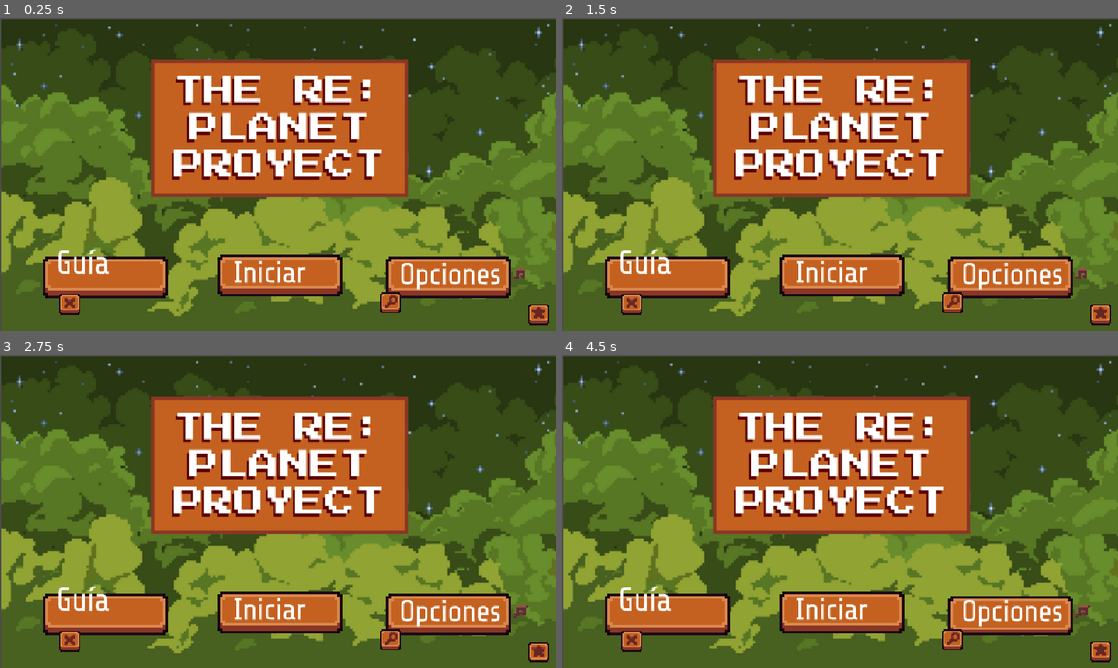
Above: before the commit, frames 1-4 (two rows, left to right).
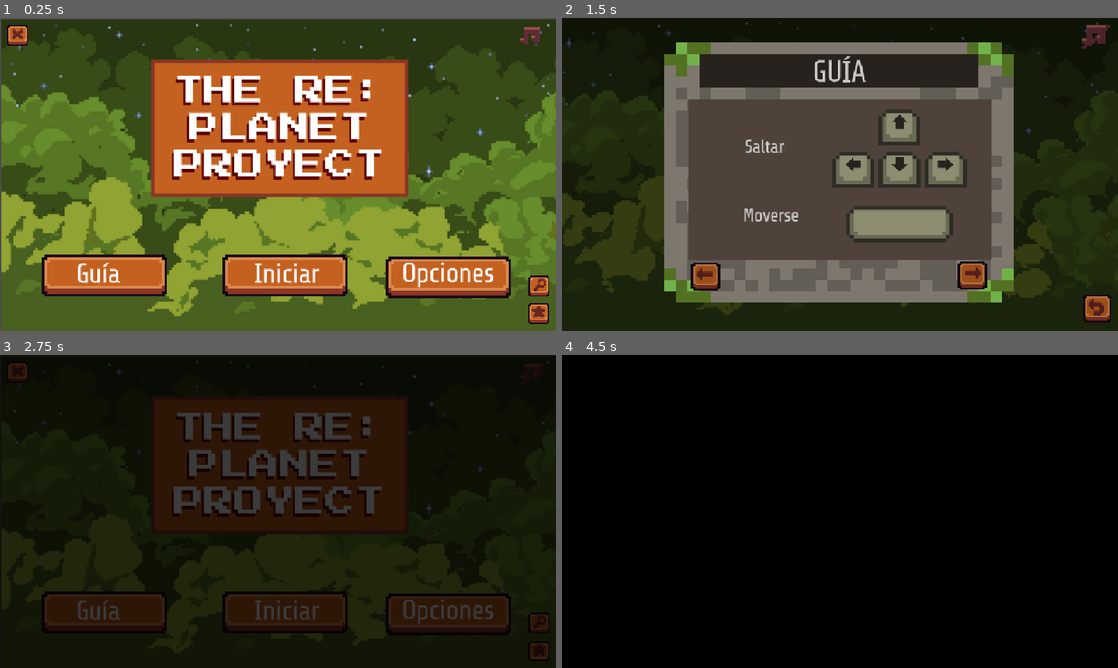
Above: after the commit, the same moments.

Repository: Sahory-b24/TheReplanetProyect
Game: Godot game, scene res://mainMenu/Scenes/main_menu.tscn
Two runs of this game, one before a commit and one after it. Both use one fixed random seed, a clock stepped at 60 frames per second and the inputs below.
Inputs (mouse positions are in pixels of both pictures, inside the frame that each line leads up to; where the layout moved, square brackets give the same spot in the first picture):
- Up to frame 1 (0.25 s): no input
- Up to frame 2 (1.5 s): click "Guía" at 0.5 s; click (1090, 33) [1090, 284] at 1.25 s
- Up to frame 3 (2.75 s): click (539, 652) at 2.02 s
- Up to frame 4 (4.5 s): click (1101, 652) at 2.75 s; click (600, 636) at 3.52 s; click "Opciones" at 4.25 s

The runs differ from the first frame. In frame 1, 4.3% of the frame differs, in the area x 1-99%, y 2-99%; in frame 2, 98%; in frame 3, 98%; in frame 4, 100%, in the area x 0-100%, y 0-100%.

Commit message:
sirven botones

Diff:
--- a/replanet/mainMenu/Assets/Buttoms/credits_press.tres
+++ b/replanet/mainMenu/Assets/Buttoms/credits_press.tres
@@ -4,4 +4,4 @@
 
 [resource]
 atlas = ExtResource("1_jengp")
-region = Rect2(464.263, 80.1536, 16.235, 16.5811)
+region = Rect2(463.815, 80.1536, 16.683, 16.5811)
--- a/replanet/mainMenu/Scenes/LoreBook.tscn
+++ b/replanet/mainMenu/Scenes/LoreBook.tscn
@@ -1,12 +1,14 @@
-[gd_scene load_steps=12 format=3 uid="uid://cdjplu56l2jqh"]
+[gd_scene load_steps=14 format=3 uid="uid://cdjplu56l2jqh"]
 
 [ext_resource type="Texture2D" uid="uid://b2ftwa60xj37" path="res://mainMenu/Assets/Images/fondo.png" id="1_tv7ec"]
-[ext_resource type="Script" uid="uid://b13tdlov7o1u" path="res://mainMenu/Scenes/lore_book.gd" id="1_wv48v"]
+[ext_resource type="Script" uid="uid://b13tdlov7o1u" path="res://mainMenu/Scripts/lore_book.gd" id="1_wv48v"]
 [ext_resource type="Texture2D" uid="uid://5rs8jmdnumd7" path="res://mainMenu/Assets/Buttoms/Mute.tres" id="2_wv48v"]
 [ext_resource type="Texture2D" uid="uid://fcbom5dwpmgc" path="res://mainMenu/Assets/Buttoms/unMute.tres" id="3_b8qrb"]
 [ext_resource type="Script" uid="uid://ditfvc7qwilfq" path="res://mainMenu/Scripts/MuteButton.gd" id="4_dnews"]
 [ext_resource type="Texture2D" uid="uid://byim6hlifbw6m" path="res://mainMenu/Assets/Buttoms/regresar_normal.tres" id="5_i2si5"]
 [ext_resource type="Texture2D" uid="uid://cbuqbkoc7cmgy" path="res://mainMenu/Assets/Buttoms/regresar_press.tres" id="6_syylf"]
+[ext_resource type="Texture2D" uid="uid://sg0dgivivfml" path="res://mainMenu/Assets/Buttoms/siguiente_normal.tres" id="8_wv48v"]
+[ext_resource type="Texture2D" uid="uid://c0t2h4efkhys" path="res://mainMenu/Assets/Buttoms/siguiente_press.tres" id="9_b8qrb"]
 [ext_resource type="Texture2D" uid="uid://dphppnhi3rvd5" path="res://mainMenu/Assets/Buttoms/atras_normal.tres" id="9_bhhnu"]
 [ext_resource type="Texture2D" uid="uid://mbnx3brlqiva" path="res://mainMenu/Assets/Buttoms/atras_pressl.tres" id="10_seg0w"]
 
@@ -34,11 +36,11 @@
 
 [node name="MuteButton" type="TextureButton" parent="Panel"]
 layout_mode = 0
-offset_left = 590.0
-offset_top = 5.0
-offset_right = 603.0
-offset_bottom = 14.0
-scale = Vector2(3, 3)
+offset_left = 600.0
+offset_top = 8.0
+offset_right = 613.0
+offset_bottom = 17.0
+scale = Vector2(2.5, 2.5)
 texture_normal = ExtResource("2_wv48v")
 texture_pressed = ExtResource("3_b8qrb")
 script = ExtResource("4_dnews")
@@ -55,14 +57,14 @@
 texture_hover = ExtResource("6_syylf")
 
 [node name="siguienteButton" type="TextureButton" parent="."]
-offset_left = 504.0
-offset_top = 208.0
-offset_right = 521.0
-offset_bottom = 227.0
+offset_left = 536.0
+offset_top = 320.0
+offset_right = 553.0
+offset_bottom = 339.0
 scale = Vector2(2, 2)
-texture_normal = ExtResource("9_bhhnu")
-texture_pressed = ExtResource("10_seg0w")
-texture_hover = ExtResource("10_seg0w")
+texture_normal = ExtResource("8_wv48v")
+texture_pressed = ExtResource("9_b8qrb")
+texture_hover = ExtResource("9_b8qrb")
 
 [node name="atrasButton" type="TextureButton" parent="."]
 offset_left = 72.0
--- a/replanet/mainMenu/Scenes/Options.tscn
+++ b/replanet/mainMenu/Scenes/Options.tscn
@@ -1,70 +1,179 @@
-[gd_scene load_steps=6 format=3 uid="uid://4i4mtwztvvhnb"]
+[gd_scene load_steps=16 format=3 uid="uid://chajpjk2xhdcx"]
 
-[ext_resource path="res://assets/sprites/options.png" type="Texture" id=1]
-[ext_resource path="res://assets/fondo.png" type="Texture" id=2]
-[ext_resource path="res://assets/marco pequeño.png" type="Texture" id=3]
-[ext_resource path="res://assets/fonts/ShareTech-Regular.ttf" type="DynamicFontData" id=4]
+[ext_resource type="Texture2D" uid="uid://b2ftwa60xj37" path="res://mainMenu/Assets/Images/fondo.png" id="1_ovmd5"]
+[ext_resource type="Texture2D" uid="uid://dqqnrgy3yai5l" path="res://mainMenu/Assets/Images/marco pequeño.png" id="2_jqmrl"]
+[ext_resource type="Texture2D" uid="uid://byim6hlifbw6m" path="res://mainMenu/Assets/Buttoms/regresar_normal.tres" id="3_0kcmf"]
+[ext_resource type="Texture2D" uid="uid://cbuqbkoc7cmgy" path="res://mainMenu/Assets/Buttoms/regresar_press.tres" id="4_n0bd4"]
+[ext_resource type="Texture2D" uid="uid://5rs8jmdnumd7" path="res://mainMenu/Assets/Buttoms/Mute.tres" id="5_eoehv"]
+[ext_resource type="Texture2D" uid="uid://fcbom5dwpmgc" path="res://mainMenu/Assets/Buttoms/unMute.tres" id="6_qkixd"]
+[ext_resource type="Script" uid="uid://ditfvc7qwilfq" path="res://mainMenu/Scripts/MuteButton.gd" id="7_x4qrv"]
+[ext_resource type="FontFile" uid="uid://cyng0aemdnieu" path="res://assests/Fonts/pixelFont-7-8x14-sproutLands.ttf" id="8_bu0x8"]
+[ext_resource type="Texture2D" uid="uid://cdpxi0a00j4ak" path="res://mainMenu/Assets/Buttoms/boton_normal.tres" id="9_5ey7e"]
+[ext_resource type="Texture2D" uid="uid://cpwrqewpvsnjl" path="res://mainMenu/Assets/Buttoms/boton_presionado.tres" id="10_okly5"]
+[ext_resource type="FontFile" uid="uid://b5b1l3hfn2lof" path="res://assests/Fonts/ShareTech-Regular.ttf" id="11_anp14"]
+[ext_resource type="FontFile" uid="uid://biasfq1fvbi0t" path="res://assests/Fonts/Silver.ttf" id="13_dutax"]
+
+[sub_resource type="StyleBoxTexture" id="StyleBoxTexture_jqmrl"]
+texture = ExtResource("1_ovmd5")
+
+[sub_resource type="StyleBoxTexture" id="StyleBoxTexture_eliag"]
+texture = ExtResource("2_jqmrl")
+
+[sub_resource type="StyleBoxFlat" id="StyleBoxFlat_f26x1"]
+bg_color = Color(0.196078, 0.168627, 0.14902, 1)
 
 [node name="Panel" type="Panel"]
+anchors_preset = -1
 anchor_left = 0.175
 anchor_top = 0.122
 anchor_right = 0.815
 anchor_bottom = 0.91
-margin_left = 0.0
-margin_top = 0.0
-margin_right = 0.0
-margin_bottom = 0.0
+offset_left = -112.0
+offset_top = -43.92
+offset_right = 118.4
+offset_bottom = 32.4
 mouse_filter = 1
+theme_override_styles/panel = SubResource("StyleBoxTexture_jqmrl")
 
-[node name="TextureRect" type="TextureRect" parent="."]
-texture = ExtResource( 2 )
-stretch_mode = 3
-anchor_left = 0.0
-anchor_top = 0.0
-anchor_right = 1.0
-anchor_bottom = 1.0
-margin_left = 0.0
-margin_top = 0.0
-margin_right = 0.0
-margin_bottom = 0.0
+[node name="Panel" type="Panel" parent="."]
+layout_mode = 0
+offset_left = 88.0
+offset_top = -24.0
+offset_right = 552.0
+offset_bottom = 416.0
+theme_override_styles/panel = SubResource("StyleBoxTexture_eliag")
 
-[node name="Panel_2" type="Panel" parent="."]
-anchor_left = 0.13
-anchor_top = 0.02
-anchor_right = 0.865
-anchor_bottom = 0.075
-margin_left = 0.0
-margin_top = 0.0
-margin_right = 0.0
-margin_bottom = 0.0
-rect_clip_content = true
-mouse_filter = 0
+[node name="buttom_back" type="TextureButton" parent="."]
+layout_mode = 0
+offset_left = 602.0
+offset_top = 324.0
+offset_right = 623.0
+offset_bottom = 342.0
+scale = Vector2(2, 2)
+texture_normal = ExtResource("3_0kcmf")
+texture_pressed = ExtResource("4_n0bd4")
+texture_hover = ExtResource("4_n0bd4")
 
-[node name="TextureRect_2" type="TextureRect" parent="Panel_2"]
-texture = ExtResource( 3 )
-stretch_mode = 2
-anchor_left = 0.0
-anchor_top = 0.0
-anchor_right = 1.0
-anchor_bottom = 1.0
-margin_left = 0.0
-margin_top = 0.0
-margin_right = 0.0
-margin_bottom = 0.0
+[node name="MuteButton" type="TextureButton" parent="buttom_back"]
+layout_mode = 0
+offset_left = -5.0
+offset_top = -158.0
+offset_right = 8.0
+offset_bottom = -149.0
+scale = Vector2(1.5, 1.5)
+texture_normal = ExtResource("5_eoehv")
+texture_pressed = ExtResource("6_qkixd")
+script = ExtResource("7_x4qrv")
 
-[node name="Button_Español" type="Button" parent="Panel_2"]
-anchor_left = 0.07
-anchor_top = 0.20
-anchor_right = 0.35
-anchor_bottom = 0.85
-margin_left = 10.0
-margin_top = 2.0
-margin_right = 160.0
-margin_bottom = 32.0
+[node name="Panel2" type="Panel" parent="."]
+layout_mode = 0
+offset_left = 168.0
+offset_top = 80.0
+offset_right = 472.0
+offset_bottom = 160.0
+theme_override_styles/panel = SubResource("StyleBoxFlat_f26x1")
+
+[node name="Panel2" type="Panel" parent="Panel2"]
+layout_mode = 0
+offset_top = 88.0
+offset_right = 304.0
+offset_bottom = 152.0
+theme_override_styles/panel = SubResource("StyleBoxFlat_f26x1")
+
+[node name="Panel2" type="Panel" parent="Panel2/Panel2"]
+layout_mode = 0
+offset_top = 72.0
+offset_right = 304.0
+offset_bottom = 136.0
+theme_override_styles/panel = SubResource("StyleBoxFlat_f26x1")
+
+[node name="Label" type="Label" parent="."]
+layout_mode = 0
+offset_left = 176.0
+offset_top = 83.0
+offset_right = 234.0
+offset_bottom = 106.0
+theme_override_fonts/font = ExtResource("8_bu0x8")
+theme_override_font_sizes/font_size = 21
+text = "AUDIO"
+
+[node name="Label" type="Label" parent="Label"]
+layout_mode = 0
+offset_left = 1.0
+offset_top = 88.0
+offset_right = 83.0
+offset_bottom = 111.0
+theme_override_fonts/font = ExtResource("8_bu0x8")
+theme_override_font_sizes/font_size = 21
+text = "IDIOMAS"
+
+[node name="InglesButton" type="TextureButton" parent="."]
+layout_mode = 0
+offset_left = 336.0
+offset_top = 191.0
+offset_right = 384.0
+offset_bottom = 207.0
+scale = Vector2(2.3, 2.3)
+texture_normal = ExtResource("9_5ey7e")
+texture_pressed = ExtResource("10_okly5")
+texture_hover = ExtResource("10_okly5")
+
+[node name="EspañonButton" type="TextureButton" parent="."]
+layout_mode = 0
+offset_left = 208.0
+offset_top = 192.0
+offset_right = 256.0
+offset_bottom = 208.0
+scale = Vector2(2.3, 2.3)
+texture_normal = ExtResource("9_5ey7e")
+texture_pressed = ExtResource("10_okly5")
+texture_hover = ExtResource("10_okly5")
+
+[node name="Label3" type="Label" parent="."]
+layout_mode = 0
+offset_left = 367.0
+offset_top = 195.0
+offset_right = 421.0
+offset_bottom = 220.208
+theme_override_fonts/font = ExtResource("11_anp14")
+theme_override_font_sizes/font_size = 22
+text = "Inglés"
+
+[node name="Label2" type="Label" parent="."]
+layout_mode = 0
+offset_left = 229.0
+offset_top = 197.0
+offset_right = 288.0
+offset_bottom = 218.771
+theme_override_fonts/font = ExtResource("11_anp14")
+theme_override_font_sizes/font_size = 22
 text = "Español"
-focus_mode = 0
-theme_font = null
 
-[node name="DynamicFont" type="DynamicFont" parent="Button_Español"]
-font_data = ExtResource( 4 )
-size = 20
+[node name="Label4" type="Label" parent="."]
+layout_mode = 0
+offset_left = 176.0
+offset_top = 244.0
+offset_right = 328.0
+offset_bottom = 268.063
+theme_override_fonts/font = ExtResource("8_bu0x8")
+theme_override_font_sizes/font_size = 21
+text = "ACCESIBILIDAD"
+
+[node name="Label5" type="Label" parent="."]
+layout_mode = 0
+offset_left = 200.0
+offset_top = 268.0
+offset_right = 329.0
+offset_bottom = 296.0
+theme_override_fonts/font = ExtResource("13_dutax")
+theme_override_font_sizes/font_size = 24
+text = "Filtro daltónicos:"
+
+[node name="CheckButton" type="CheckButton" parent="."]
+layout_mode = 0
+offset_left = 338.0
+offset_top = 268.0
+offset_right = 382.0
+offset_bottom = 292.0
+
+[connection signal="pressed" from="buttom_back" to="buttom_back/MuteButton" method="_on_buttom_back_pressed"]
--- a/replanet/mainMenu/Scenes/main_menu.tscn
+++ b/replanet/mainMenu/Scenes/main_menu.tscn
@@ -31,33 +31,45 @@
 	AudioManager.SFXPlayer.play()
 	SceneTransitions.change_scene_to_file(\"res://mainMenu/Scenes/instructions.tscn\")
 
-func _on_credits_button_pressed() -> void:
+
+func _on_guide_buttom_pressed() -> void:
+	AudioManager.SFXPlayer.stream = preload(\"res://mainMenu/Assets/Audio/tf2-button-click-hover.mp3\")
+	AudioManager.SFXPlayer.play()
+	SceneTransitions.change_scene_to_file(\"res://mainMenu/Scenes/instructions.tscn\")
+
+
+func _on_start_buttom_pressed() -> void:
+	print(\"Start sirve\")
+	AudioManager.SFXPlayer.stream = preload(\"res://mainMenu/Assets/Audio/tf2-button-click-hover.mp3\")
+	AudioManager.SFXPlayer.play()
+	SceneTransitions.change_scene_to_file(\"res://scenes/Custimization.tscn\")
+
+
+
+func _on_lore_buttom_pressed() -> void:
+	AudioManager.SFXPlayer.stream = preload(\"res://mainMenu/Assets/Audio/tf2-button-click-hover.mp3\")
+	AudioManager.SFXPlayer.play()
+	SceneTransitions.change_scene_to_file(\"res://mainMenu/Scenes/LoreBook.tscn\")
+
+
+func _on_exit_buttom_pressed() -> void:
+	AudioManager.SFXPlayer.stream = preload(\"res://mainMenu/Assets/Audio/tf2-button-click-hover.mp3\")
+	AudioManager.SFXPlayer.play()
+	get_tree().quit()
+
+
+func _on_options_buttom_pressed() -> void:
+	print(\"Options sirve\")
+	AudioManager.SFXPlayer.stream = preload(\"res://mainMenu/Assets/Audio/tf2-button-click-hover.mp3\")
+	AudioManager.SFXPlayer.play()
+	SceneTransitions.change_scene_to_file(\"res://mainMenu/Scenes/Options.tscn\")
+
+
+func _on_buttom_credits_pressed() -> void:
 	print(\"credits sirve\")
 	AudioManager.SFXPlayer.stream = preload(\"res://mainMenu/Assets/Audio/tf2-button-click-hover.mp3\")
 	AudioManager.SFXPlayer.play()
 	SceneTransitions.change_scene_to_file(\"res://mainMenu/Scenes/credits.tscn\")
-
-func _on_start_button_4_pressed() -> void:
-	print(\"Start sirve\")
-	AudioManager.SFXPlayer.stream = preload(\"res://mainMenu/Assets/Audio/tf2-button-click-hover.mp3\")
-	AudioManager.SFXPlayer.play()
-	SceneTransitions.change_scene_to_file(\"res://scenes/Custimization.tscn\")
-
-func _on_options_button_3_pressed() -> void:
-	print(\"Options sirve\")
-	AudioManager.SFXPlayer.stream = preload(\"res://mainMenu/Assets/Audio/tf2-button-click-hover.mp3\")
-	AudioManager.SFXPlayer.play()
-	SceneTransitions.change_scene_to_file(\"res://mainMenu/Scenes/Options.tscn\")
-
-func _on_exit_button_5_pressed() -> void:
-	AudioManager.SFXPlayer.stream = preload(\"res://mainMenu/Assets/Audio/tf2-button-click-hover.mp3\")
-	AudioManager.SFXPlayer.play()
-	get_tree().quit()
-
-func _on_lore_button_pressed() -> void:
-	AudioManager.SFXPlayer.stream = preload(\"res://mainMenu/Assets/Audio/tf2-button-click-hover.mp3\")
-	AudioManager.SFXPlayer.play()
-	SceneTransitions.change_scene_to_file(\"res://mainMenu/Scenes/LoreBook.tscn\")
 "
 
 [sub_resource type="StyleBoxTexture" id="StyleBoxTexture_gkalm"]
@@ -89,10 +101,10 @@
 
 [node name="guide_buttom" type="TextureButton" parent="."]
 layout_mode = 0
-offset_left = -262.0
-offset_top = -3.0
-offset_right = -214.0
-offset_bottom = 13.0
+offset_left = -263.0
+offset_top = -5.0
+offset_right = -212.0
+offset_bottom = 11.0
 scale = Vector2(3, 3)
 texture_normal = ExtResource("2_xa1eq")
 texture_pressed = ExtResource("3_7nuiw")
@@ -101,20 +113,20 @@
 [node name="Label" type="Label" parent="guide_buttom"]
 layout_direction = 1
 layout_mode = 1
-offset_left = 5.33333
-offset_top = -4.33333
-offset_right = 42.3333
-offset_bottom = 20.6667
+offset_left = 13.3333
+offset_top = 1.66667
+offset_right = 34.3333
+offset_bottom = 15.6667
 theme_override_fonts/font = ExtResource("4_xmk74")
-theme_override_font_sizes/font_size = 12
+theme_override_font_sizes/font_size = 10
 text = "Guía"
 
 [node name="buttom_credits" type="TextureButton" parent="."]
 layout_mode = 0
 offset_left = 297.0
-offset_top = 52.0
-offset_right = 313.0
-offset_bottom = 68.0
+offset_top = 51.0
+offset_right = 318.0
+offset_bottom = 72.0
 scale = Vector2(1.5, 1.5)
 texture_normal = ExtResource("5_hoqc0")
 texture_pressed = ExtResource("6_w68wj")
@@ -134,21 +146,21 @@
 [node name="Label" type="Label" parent="options_buttom"]
 layout_direction = 1
 layout_mode = 0
-offset_left = 4.66667
+offset_left = 4.0
 offset_top = -3.33333
-offset_right = 45.6666
+offset_right = 44.9999
 offset_bottom = 17.6667
 theme_override_fonts/font = ExtResource("4_xmk74")
-theme_override_font_sizes/font_size = 11
+theme_override_font_sizes/font_size = 10
 text = "Opciones"
 horizontal_alignment = 1
 vertical_alignment = 1
 
 [node name="Start_buttom" type="TextureButton" parent="."]
 layout_mode = 0
-offset_left = -61.0
+offset_left = -55.0
 offset_top = -5.0
-offset_right = -13.0
+offset_right = -7.0
 offset_bottom = 11.0
 scale = Vector2(3, 3)
 texture_normal = ExtResource("2_xa1eq")
@@ -158,22 +170,22 @@
 [node name="Label" type="Label" parent="Start_buttom"]
 layout_direction = 1
 layout_mode = 0
-offset_left = 3.0
-offset_top = -2.0
-offset_right = 37.0
-offset_bottom = 18.0
+offset_left = 8.0
+offset_top = 1.66667
+offset_right = 42.0
+offset_bottom = 14.6667
 theme_override_fonts/font = ExtResource("4_xmk74")
-theme_override_font_sizes/font_size = 11
+theme_override_font_sizes/font_size = 10
 text = "Iniciar"
 horizontal_alignment = 1
 vertical_alignment = 1
 
 [node name="Exit_buttom" type="TextureButton" parent="."]
 layout_mode = 0
-offset_left = -243.0
-offset_top = 40.0
-offset_right = -227.0
-offset_bottom = 56.0
+offset_left = -303.0
+offset_top = -269.0
+offset_right = -287.0
+offset_bottom = -253.0
 scale = Vector2(1.5, 1.5)
 texture_normal = ExtResource("4_m55i0")
 texture_pressed = ExtResource("5_ijvgf")
@@ -181,10 +193,10 @@
 
 [node name="Lore_buttom" type="TextureButton" parent="."]
 layout_mode = 0
-offset_left = 126.0
-offset_top = 38.0
-offset_right = 160.0
-offset_bottom = 60.0
+offset_left = 297.0
+offset_top = 19.0
+offset_right = 313.0
+offset_bottom = 35.0
 scale = Vector2(1.5, 1.5)
 texture_normal = ExtResource("9_blv54")
 texture_pressed = ExtResource("10_wvipr")
@@ -192,11 +204,11 @@
 
 [node name="Mute_buttom" type="TextureButton" parent="."]
 layout_mode = 0
-offset_left = 276.0
-offset_top = 10.0
-offset_right = 300.0
-offset_bottom = 34.0
-scale = Vector2(1.5, 1.5)
+offset_left = 281.0
+offset_top = -269.0
+offset_right = 297.0
+offset_bottom = -258.0
+scale = Vector2(2.5, 2.5)
 texture_normal = ExtResource("9_ud78h")
 texture_pressed = ExtResource("9_v1kdw")
 texture_hover = ExtResource("9_v1kdw")
@@ -204,3 +216,10 @@
 
 [node name="AudioStreamPlayer" type="AudioStreamPlayer" parent="."]
 volume_db = -10.0
+
+[connection signal="pressed" from="guide_buttom" to="." method="_on_guide_buttom_pressed"]
+[connection signal="pressed" from="buttom_credits" to="." method="_on_buttom_credits_pressed"]
+[connection signal="pressed" from="options_buttom" to="." method="_on_options_buttom_pressed"]
+[connection signal="pressed" from="Start_buttom" to="." method="_on_start_buttom_pressed"]
+[connection signal="pressed" from="Exit_buttom" to="." method="_on_exit_buttom_pressed"]
+[connection signal="pressed" from="Lore_buttom" to="." method="_on_lore_buttom_pressed"]
--- a/replanet/mainMenu/Scripts/MuteButton.gd
+++ b/replanet/mainMenu/Scripts/MuteButton.gd
@@ -16,3 +16,9 @@
 		texture_normal = ICON_SOUND_OFF
 	else:
 		texture_normal = ICON_SOUND_ON
+
+
+func _on_buttom_back_pressed() -> void:
+	AudioManager.SFXPlayer.stream = preload("res://mainMenu/Assets/Audio/tf2-button-click-hover.mp3")
+	AudioManager.SFXPlayer.play()
+	SceneTransitions.change_scene_to_file("res://mainMenu/Scenes/main_menu.tscn")
--- a/replanet/mainMenu/Scripts/options.gd
+++ b/replanet/mainMenu/Scripts/options.gd
@@ -13,15 +13,6 @@
 	pass
 
 
-func _on_buttom_back_pressed() -> void:
-	AudioManager.SFXPlayer.stream = preload("res://mainMenu/Assets/Audio/tf2-button-click-hover.mp3")
-	AudioManager.SFXPlayer.play()
-	SceneTransitions.change_scene_to_file("res://mainMenu/Scenes/main_menu.tscn")
-	pass # Replace with function body.
-
-
-
-
 func _on_music_slider_value_changed(value: float) -> void:
 	var db = linear_to_db(value)
 	AudioServer.set_bus_volume_db(AudioServer.get_bus_index("music"), db)
Renamed: replanet/mainMenu/Scenes/lore_book.gd -> replanet/mainMenu/Scripts/lore_book.gd
Renamed: replanet/mainMenu/Scenes/lore_book.gd.uid -> replanet/mainMenu/Scripts/lore_book.gd.uid
